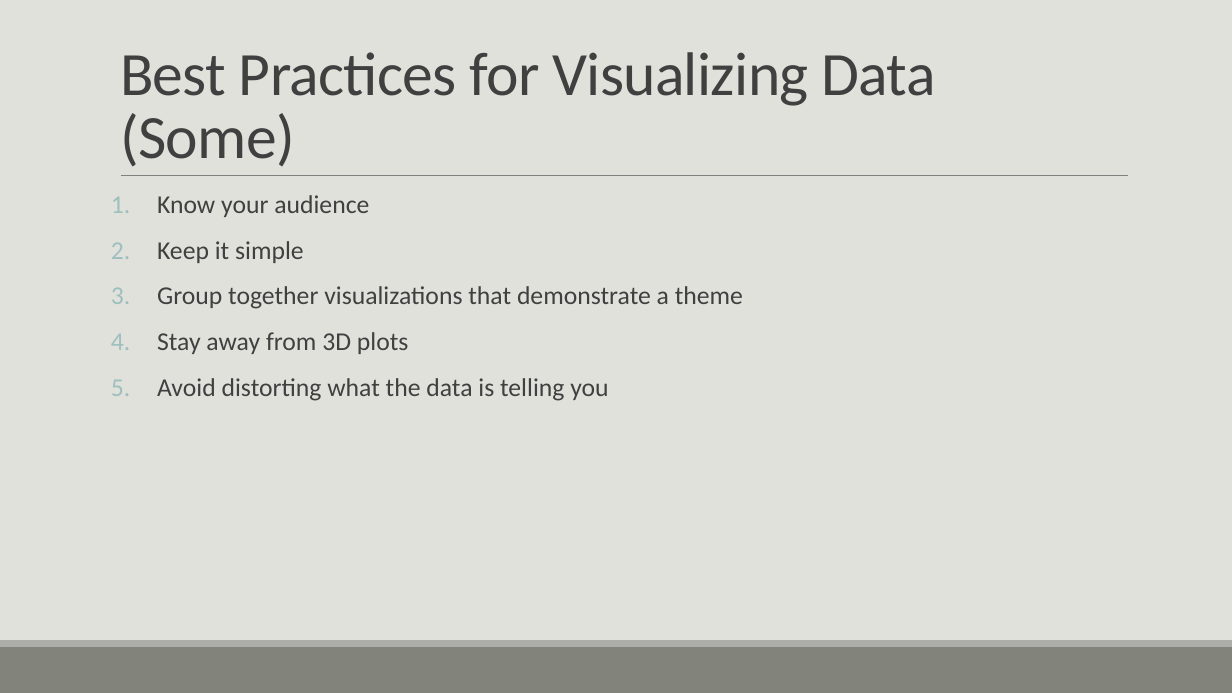
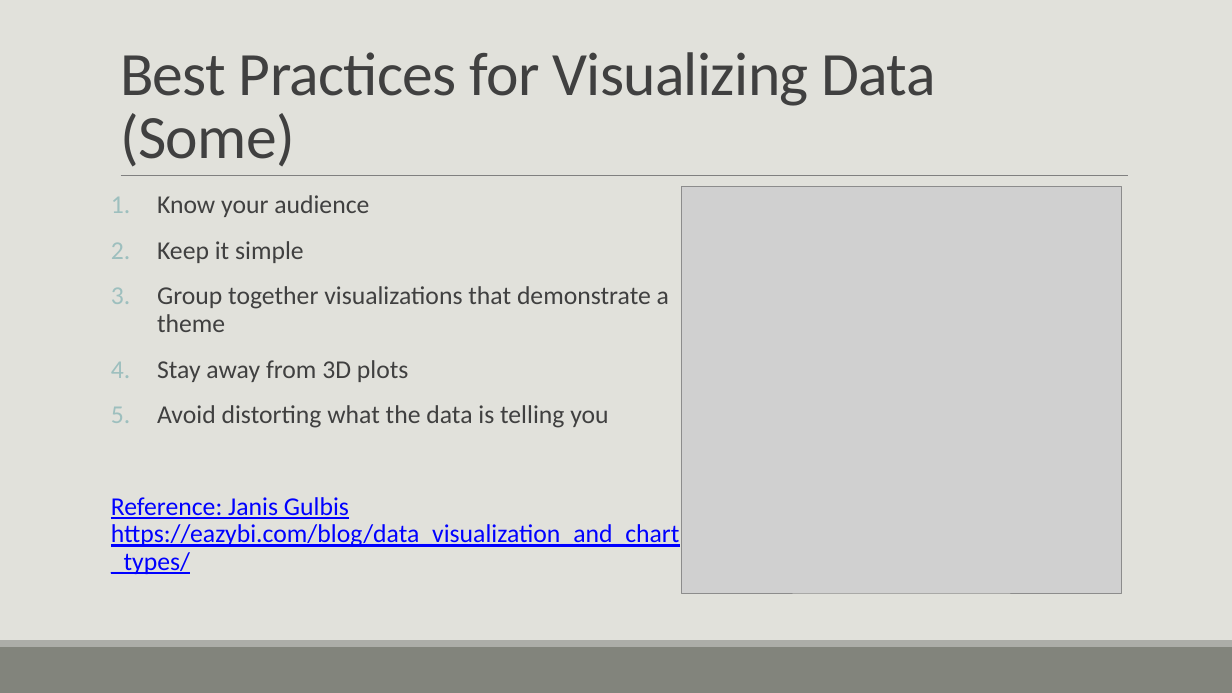
Before and after one commit to casey-whorton-waynestate/public-course-content, a slide deck: slide 24 of Wayne State Course.pptx (slide 22 before the commit). Drawn at 1232x693 pixels with LibreOffice and Linux fonts; fonts in the diff are those of the drawing; grey boxes stand for pictures. Boxes give left, top, right and bottom in pixels: in the first picture for what was removed or moved away, otherwise in the second. Text is boxed around its words. In the diff, an @@ line names an element or a change of style, - is before the commit and + after.

Commit message:
Update to slide deck 2.16.2020

```diff
--- a/Wayne State Course.pptx
+++ b/Wayne State Course.pptx
@@ picture added at (x1=681, y1=187, x2=1121, y2=593) @@
@@ text at (x1=111, y1=497, x2=680, y2=574): paragraph added @@
+Reference: Janis Gulbis https://eazybi.com/blog/data_visualization_and_chart_types/
```
Also in this commit, not shown: 2 other slides changed, 4 slides added, 1 slide removed.
